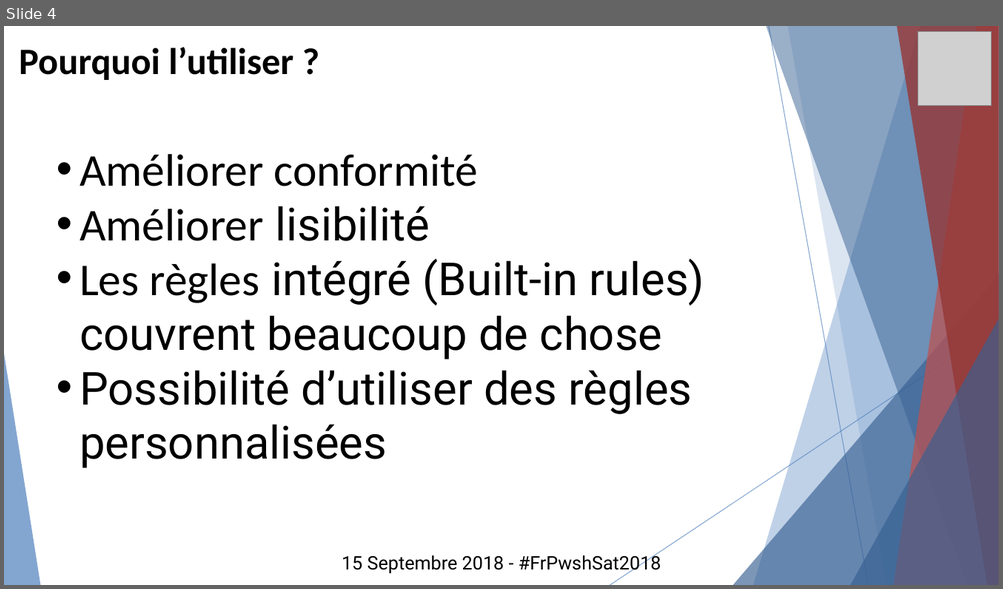
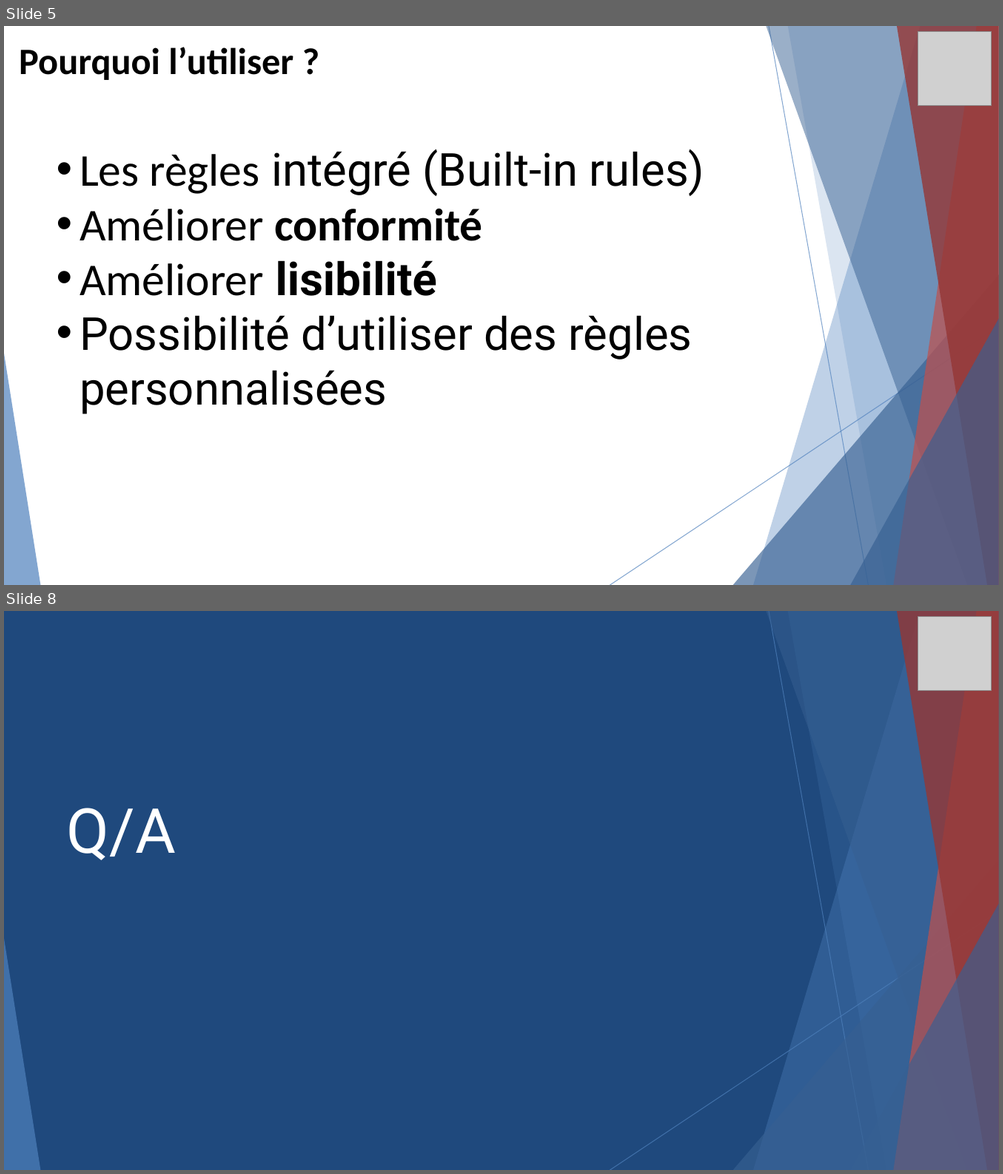
Before and after one commit to lazywinadmin/Presentations, a slide deck: 20190122-Creer_des_regles_custom_PSScriptAnalyzer/FrPSUG-Creer_vos_regles_customs_PSScriptAnalayzer.pptx. Shown one above the other, each under a label of ours: slide 4 before the commit, slides 5 and 8 after it; the slides between them are not shown. The pictures are 1003x589 and 1003x1174 pixels, drawn with LibreOffice and Linux fonts; fonts in the diff are those of the drawing; grey boxes stand for pictures. Boxes give left, top, right and bottom in pixels: in the first picture for what was removed or moved away, otherwise in the second. Text is boxed around its words. In the diff, an @@ line names an element or a change of style, - is before the commit and + after.

```diff
--- a/20190122-Creer_des_regles_custom_PSScriptAnalyzer/FrPSUG-Creer_vos_regles_customs_PSScriptAnalayzer.pptx
+++ b/20190122-Creer_des_regles_custom_PSScriptAnalyzer/FrPSUG-Creer_vos_regles_customs_PSScriptAnalayzer.pptx
@@ slide 8 added at bbox=[4, 611, 999, 1170], background #1F497D; not listed: 10 template elements that a slide beside it also shows @@
@@ rectangle added at bbox=[4, 611, 999, 1170], fill #1F497D @@
@@ picture added at bbox=[917, 617, 991, 691] @@
@@ text added at bbox=[67, 808, 176, 860], 60 pt, text #FFFFFF @@
+Q/A
@@ group added at bbox=[4, 611, 999, 1170]: 5 freeform shapes, 3 triangles, 2 lines @@
@@ what was slide 4 is now slide 5 @@
@@ slide 5 changed as well @@
@@ text at bbox=[79, 150, 705, 196]: paragraph added @@
+  • Les règles intégré (Built-in rules)
@@ text at bbox=[79, 208, 483, 296]: bold on in "conformité", "lisibilité" @@
@@ text at bbox=[79, 259, 705, 360]: paragraph removed @@
-  • Les règles intégré (Built-in rules) couvrent beaucoup de chose
@@ text removed at bbox=[341, 553, 661, 574] @@
-15 Septembre 2018 - #FrPwshSat2018
```
Also in this commit, not shown: 2 other slides changed, 5 other slides added, 3 slides removed.
